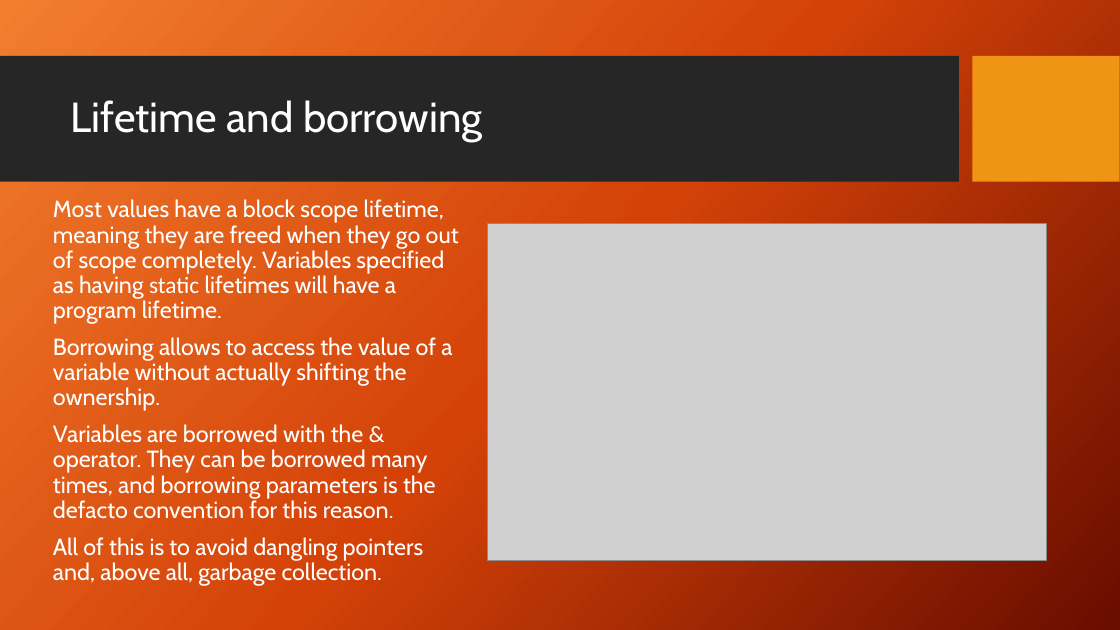
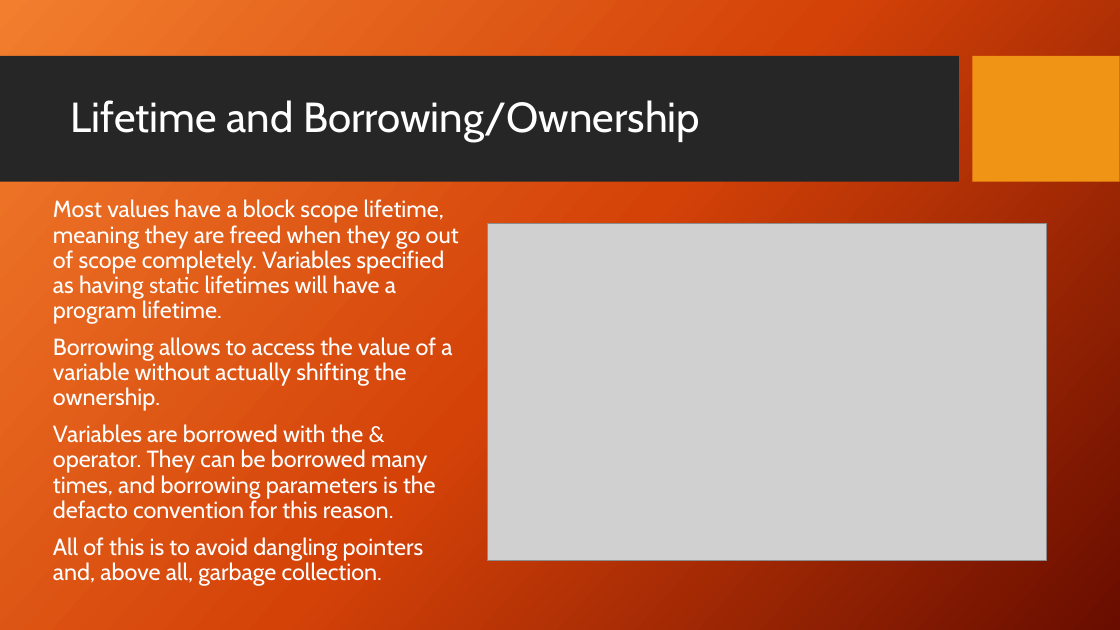
Before and after one commit to DaniloHP/csc372project1, a slide deck: slide 23 of Rust.pptx. Drawn at 1120x630 pixels with LibreOffice and Linux fonts; fonts in the diff are those of the drawing; grey boxes stand for pictures; background and template pictures are left out. Boxes give left, top, right and bottom in pixels: in the first picture for what was removed or moved away, otherwise in the second. Text is boxed around its words. In the diff, an @@ line names an element or a change of style, - is before the commit and + after.

```diff
--- a/Rust.pptx
+++ b/Rust.pptx
@@ title at [71, 100, 700, 142]: text changed @@
-Lifetime and borrowing
+Lifetime and Borrowing/Ownership
```
Also in this commit, not shown: 8 other slides changed, 1 slide added.
